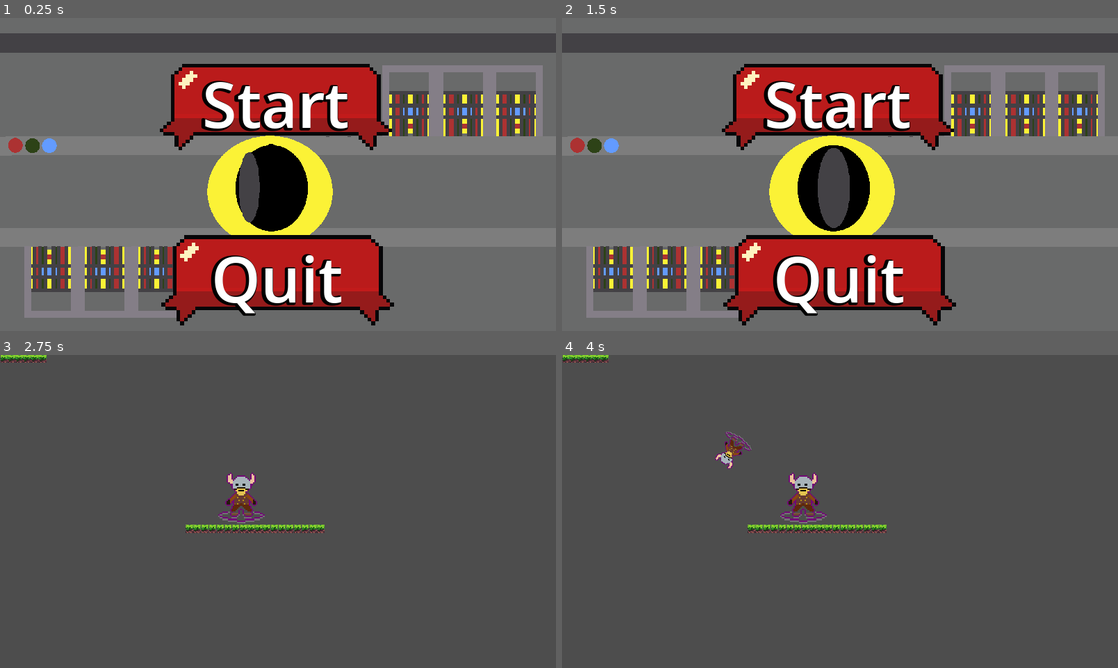
Above: before the commit, frames 1-4 (two rows, left to right).
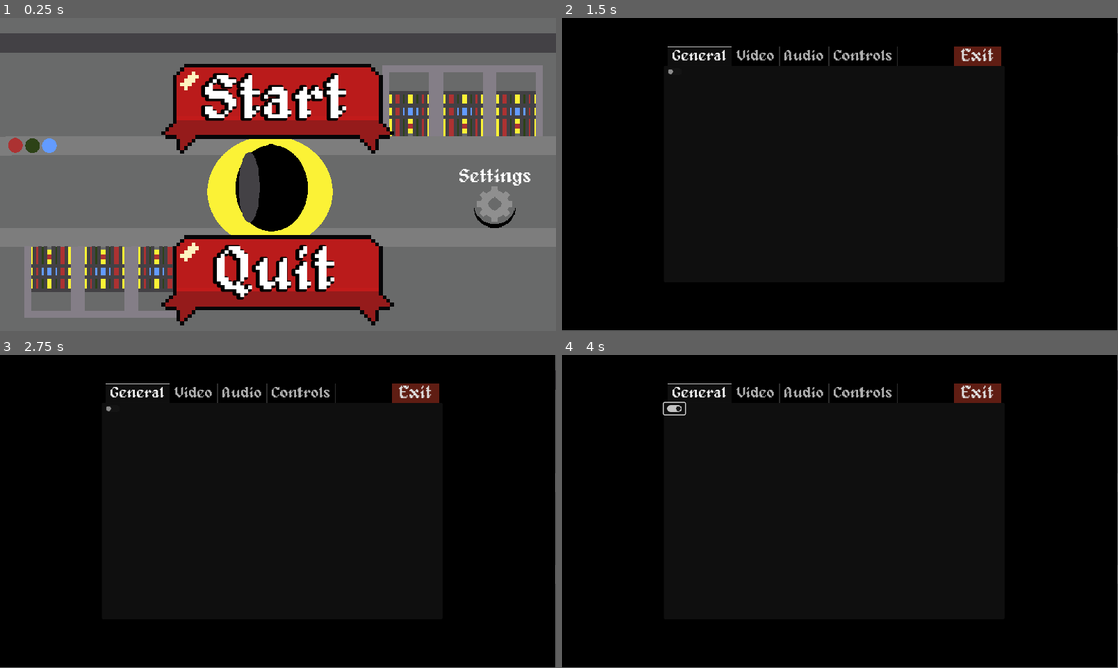
Above: after the commit, the same moments.

Repository: quapin/mattjam
Game: Godot game, scene res://src/UI/mainMenu.tscn
The game is run twice, just before and just after one commit, with the same random seed, the same clock (stepped at 60 frames per second) and the same inputs. The engine's default icon, where the game draws it, is replaced by a stand-in: a white triangle on a blue panel in a dark square.
Inputs (mouse positions are in pixels of both pictures, inside the frame that each line leads up to):
- Up to frame 1 (0.25 s): no input
- Up to frame 2 (1.5 s): click (573, 27) at 0.52 s; click (1056, 202) at 1.25 s, where only the run after the commit has a clickable "Settings"
- Up to frame 3 (2.75 s): click "Start" at 2 s
- Up to frame 4 (4 s): click (840, 442) at 2.75 s, where only the run after the commit has a clickable "Start"; click (673, 408) at 3.52 s

The runs differ from the first frame. In frame 1, 8.0% of the frame differs, in the area x 28-96%, y 14-96%; in frame 2, 94%; in frame 3, 100%, in the area x 0-100%, y 0-100%; in frame 4, 100%.

Commit message:
Main Menu Finished(?)

Diff:
--- a/src/UI/mainMenu.tscn
+++ b/src/UI/mainMenu.tscn
@@ -44,6 +44,10 @@
 [ext_resource type="Texture2D" uid="uid://blltlwqkpabgc" path="res://assets/MainMenu/MainMenuBackground37.png" id="38_ftunv"]
 [ext_resource type="Texture2D" uid="uid://7j8wrueabfwm" path="res://assets/MainMenu/MainMenuBackground38.png" id="39_wsm33"]
 [ext_resource type="Texture2D" uid="uid://dvrnnrtstfhd7" path="res://assets/MainMenu/MainMenuBackground39.png" id="40_311lv"]
+[ext_resource type="Texture2D" uid="uid://dx33kro8pj24y" path="res://assets/buttons/SettingsButton.png" id="45_8m86b"]
+[ext_resource type="PackedScene" uid="uid://b17lp1f8e7tws" path="res://src/UI/settingsMenu.tscn" id="45_r475f"]
+[ext_resource type="Texture2D" uid="uid://b3br5je3manqs" path="res://assets/buttons/SettingsButtonPressed.png" id="46_15y2q"]
+[ext_resource type="Texture2D" uid="uid://dsms7k40hljmc" path="res://assets/buttons/SettingsButtonHover.png" id="47_ryo24"]
 
 [sub_resource type="SpriteFrames" id="SpriteFrames_0auq7"]
 animations = [{
@@ -203,10 +207,10 @@
 
 [node name="StartButton" type="TextureButton" parent="."]
 layout_mode = 0
-offset_left = 324.0
+offset_left = 328.0
 offset_top = 88.0
-offset_right = 821.0
-offset_bottom = 275.0
+offset_right = 825.0
+offset_bottom = 282.0
 texture_normal = ExtResource("2_tq75a")
 texture_pressed = ExtResource("3_eo1j6")
 texture_hover = ExtResource("4_tmd1t")
@@ -214,10 +218,10 @@
 
 [node name="StartLabel" type="Label" parent="StartButton"]
 layout_mode = 0
-offset_left = 9.0
-offset_top = 1.0
-offset_right = 490.0
-offset_bottom = 156.0
+offset_left = 8.0
+offset_top = 6.0
+offset_right = 489.0
+offset_bottom = 161.0
 mouse_filter = 1
 text = "Start"
 label_settings = SubResource("LabelSettings_em46g")
@@ -247,10 +251,42 @@
 horizontal_alignment = 1
 vertical_alignment = 1
 
-[node name="TextureButton" type="TextureButton" parent="."]
-layout_mode = 0
-offset_right = 40.0
-offset_bottom = 40.0
+[node name="SettingsButton" type="TextureButton" parent="."]
+layout_mode = 0
+offset_left = 972.0
+offset_top = 335.0
+offset_right = 1080.0
+offset_bottom = 437.0
+texture_normal = ExtResource("45_8m86b")
+texture_pressed = ExtResource("46_15y2q")
+texture_hover = ExtResource("47_ryo24")
+stretch_mode = 5
+
+[node name="SettingsLabel" type="Label" parent="SettingsButton"]
+layout_mode = 0
+offset_left = -19.0
+offset_top = -25.0
+offset_right = 221.0
+offset_bottom = 35.0
+theme_override_fonts/font = ExtResource("5_e8blt")
+theme_override_font_sizes/font_size = 40
+text = "Settings"
+
+[node name="ColorRect" type="ColorRect" parent="."]
+visible = false
+layout_mode = 1
+anchors_preset = 15
+anchor_right = 1.0
+anchor_bottom = 1.0
+offset_left = -13.0
+grow_horizontal = 2
+grow_vertical = 2
+color = Color(0, 0, 0, 1)
+
+[node name="SettingsMenu" parent="ColorRect" instance=ExtResource("45_r475f")]
+layout_mode = 1
+offset_left = 3.0
+offset_right = 3.0
 
 [node name="Camera2D" type="Camera2D" parent="."]
 position = Vector2(577, 325)
@@ -264,3 +300,5 @@
 [connection signal="mouse_exited" from="QuitButton" to="." method="_on_quit_button_mouse_exited"]
 [connection signal="mouse_entered" from="QuitButton/QuitLabel" to="." method="_on_quit_label_mouse_entered"]
 [connection signal="mouse_exited" from="QuitButton/QuitLabel" to="." method="_on_quit_label_mouse_exited"]
+[connection signal="pressed" from="SettingsButton" to="." method="_on_settings_button_pressed"]
+[connection signal="hidden" from="ColorRect/SettingsMenu" to="." method="_on_settings_menu_hidden"]
--- a/src/UI/settingsMenu.gd
+++ b/src/UI/settingsMenu.gd
@@ -1,4 +1,6 @@
 extends Control
+
+class_name Settings
 
 
 @onready var buttonScene = preload("res://src/input/inputButton.tscn")
@@ -7,6 +9,7 @@
 var isRemapping = false
 var actionRemapping = null
 var keyRemapping = null
+var settingsClosed = true
 
 var inputActions = {
 	"up": "Move Up",
@@ -72,3 +75,12 @@
 
 func _on_defaults_button_pressed():
 	_create_action_list()
+
+
+
+
+
+func _on_exit_pressed():
+	hide()
+	$TabContainer.current_tab = 0
+	settingsClosed = true
--- a/src/UI/settingsMenu.tscn
+++ b/src/UI/settingsMenu.tscn
@@ -19,6 +19,9 @@
 
 [sub_resource type="StyleBoxFlat" id="StyleBoxFlat_fovqp"]
 bg_color = Color(0.6, 0.6, 0.6, 0.392157)
+
+[sub_resource type="StyleBoxFlat" id="StyleBoxFlat_lko2i"]
+bg_color = Color(0.372549, 0.113725, 0.0745098, 1)
 
 [node name="SettingsMenu" type="Control"]
 layout_mode = 3
@@ -44,11 +47,9 @@
 grow_vertical = 2
 theme_override_fonts/font = ExtResource("3_1nai0")
 theme_override_font_sizes/font_size = 32
-current_tab = 3
 clip_tabs = false
 
 [node name="General" type="TabBar" parent="TabContainer"]
-visible = false
 layout_mode = 2
 
 [node name="MarginContainer" type="MarginContainer" parent="TabContainer/General"]
@@ -75,6 +76,7 @@
 layout_mode = 2
 
 [node name="Controls" type="TabBar" parent="TabContainer"]
+visible = false
 layout_mode = 2
 theme_override_fonts/font = ExtResource("3_1nai0")
 
@@ -152,4 +154,17 @@
 theme_override_font_sizes/font_size = 30
 text = "Reset to defaults"
 
+[node name="Exit" type="Button" parent="."]
+layout_mode = 0
+offset_left = 823.0
+offset_top = 60.0
+offset_right = 921.0
+offset_bottom = 100.0
+theme_override_fonts/font = ExtResource("3_1nai0")
+theme_override_font_sizes/font_size = 34
+theme_override_styles/normal = SubResource("StyleBoxFlat_lko2i")
+text = "Exit
+"
+
 [connection signal="pressed" from="TabContainer/Controls/MarginContainer/VBoxContainer/DefaultsButton" to="." method="_on_defaults_button_pressed"]
+[connection signal="pressed" from="Exit" to="." method="_on_exit_pressed"]
--- a/src/scripts/UI/mainMenu.gd
+++ b/src/scripts/UI/mainMenu.gd
@@ -2,7 +2,8 @@
 
 var labelStart = LabelSettings.new()
 var labelQuit = LabelSettings.new()
-var font = load("res://assets/buttons/alagard.ttf")
+var font = load("res://assets/alagard.ttf")
+var settingsShow = false
 
 # When the main menu scene starts up
 func _ready():
@@ -21,6 +22,7 @@
 	labelQuit.set_shadow_color(Color.BLACK)
 	labelQuit.set_shadow_offset(Vector2(-4, 1))
 	$QuitButton/QuitLabel.label_settings = labelQuit
+
 
 # When Start Button gets released
 func _on_start_button_button_up():
@@ -53,3 +55,15 @@
 	labelQuit.set_font_size(130)
 	labelQuit.set_shadow_size(15)
 	labelQuit.set_shadow_offset(Vector2(-4, 1))
+
+
+func _on_settings_button_pressed():
+	if !settingsShow:
+		$ColorRect.show()
+		$ColorRect/SettingsMenu.show()
+	settingsShow = true
+
+
+func _on_settings_menu_hidden():
+	settingsShow = false
+	$ColorRect.hide()
--- a/src/scripts/defaultVariables.gd
+++ b/src/scripts/defaultVariables.gd
@@ -1,5 +1,6 @@
 extends Node
 
+# Default Variables/settings
 @export var baseHealth = 3
 @export var baseSpeed = 200
 @export var hardcoreEnabled = false
@@ -11,3 +12,13 @@
 @export var defualtWindowMode = "Window"
 @export var defualtResolution = "null"
 @export var showFPS = false
+
+# Minimum values
+@export var minHealth = 0
+@export var minSpeed = 0
+@export var minVol = 0
+
+# Maximum values
+@export var maxHealth = 5
+@export var maxSpeed = 500
+@export var maxVol = 100
Binary file added: assets/buttons/SettingsButton.png
Not shown, added: assets/buttons/SettingsButton.png.import
Binary file added: assets/buttons/SettingsButtonHover.png
Not shown, added: assets/buttons/SettingsButtonHover.png.import
Binary file added: assets/buttons/SettingsButtonPressed.png
Not shown, added: assets/buttons/SettingsButtonPressed.png.import
Not shown: 1 places in src/UI/mainMenu.tscn that only renumber resources
Not shown: 1 places in src/UI/settingsMenu.tscn that only renumber resources
